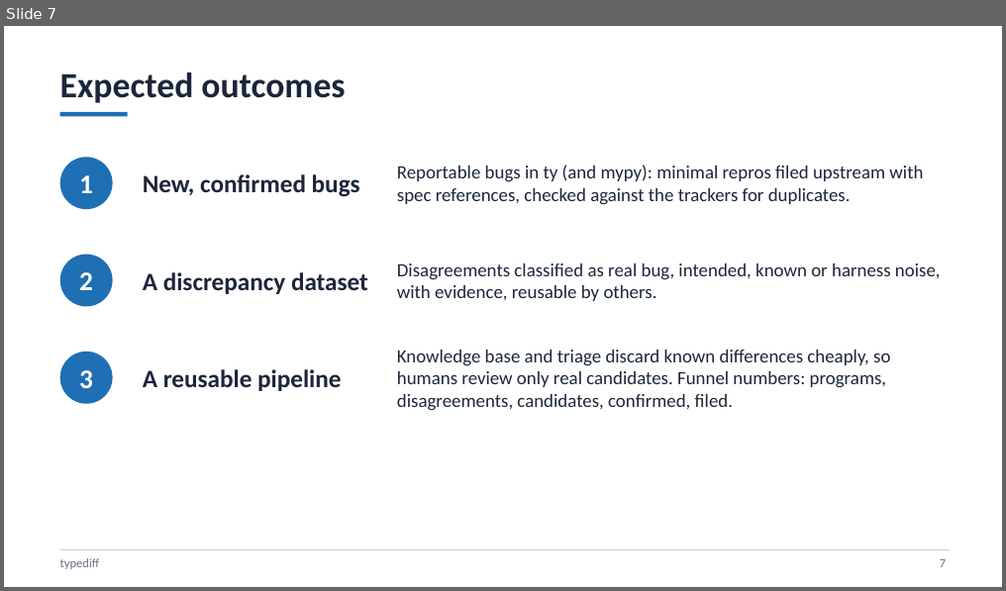
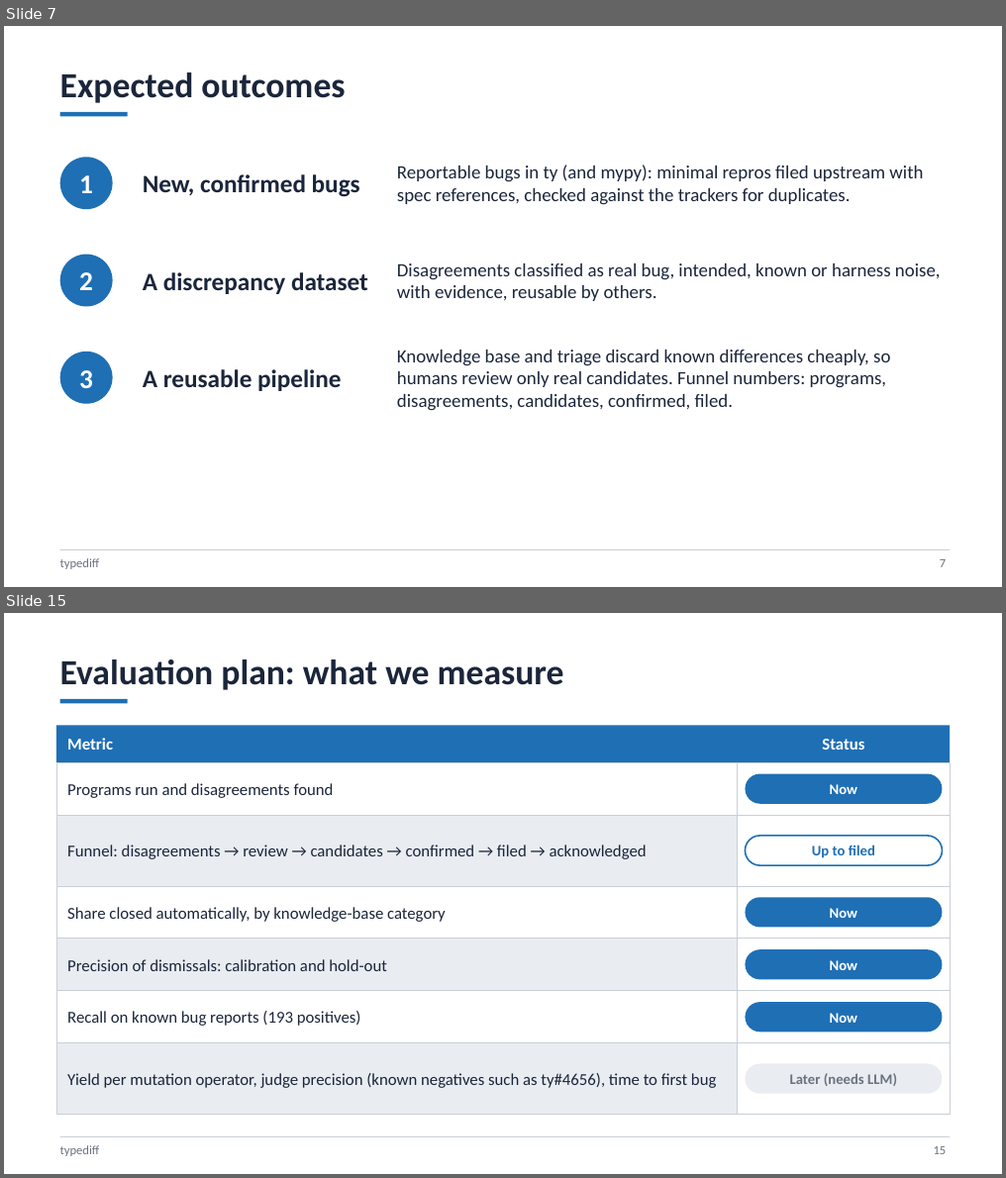
Before and after one commit to DerekLaymn/kiro_sa, a slide deck: presentation/typediff_update.pptx. Shown one above the other, each under a label of ours: slide 7 before the commit, slides 7 and 15 after it; the slides between them are not shown. The pictures are 1006x591 and 1006x1178 pixels, drawn with LibreOffice and Linux fonts; fonts in the diff are those of the drawing. Boxes give left, top, right and bottom in pixels: in the first picture for what was removed or moved away, otherwise in the second. Text is boxed around its words. In the diff, an @@ line names an element or a change of style, - is before the commit and + after.

Commit message:
docs: updated progress deck (16 slides), crash triage report with repros, kb-loop summary, variance-bug report, stage audit

```diff
--- a/presentation/typediff_update.pptx
+++ b/presentation/typediff_update.pptx
@@ slide 15 added at [4,613,1002,1174], background #FFFFFF @@
@@ text added at [60,660,564,690], 34 pt, text #1B263B, bold @@
+Evaluation plan: what we measure
@@ rectangle added at [60,699,128,703], fill #1F6FB5 @@
@@ rectangle added at [56,725,738,762], fill #1F6FB5 @@
@@ rectangle added at [738,725,949,762], fill #1F6FB5 @@
@@ text added at [67,738,113,750], 16 pt, text #FFFFFF, bold @@
+Metric
@@ text added at [822,739,864,750], 16 pt, text #FFFFFF, bold @@
+Status
@@ rectangle added at [56,762,738,815], fill #FFFFFF, outline #C9CFD8 0.75 pt @@
@@ text added at [67,783,334,798], 16 pt, text #1B263B @@
+Programs run and disagreements found
@@ rectangle added at [738,762,949,815], fill #FFFFFF, outline #C9CFD8 0.75 pt @@
@@ rounded rectangle added at [746,774,943,804], fill #1F6FB5, 14 pt, text #FFFFFF, bold @@
+Now
@@ rectangle added at [56,815,738,886], fill #E9ECF1, outline #C9CFD8 0.75 pt @@
@@ rectangle added at [738,815,949,886], fill #FFFFFF, outline #C9CFD8 0.75 pt @@
@@ text added at [67,845,647,860], 16 pt, text #1B263B @@
+Funnel: disagreements → review → candidates → confirmed → filed → acknowledged
@@ rounded rectangle added at [746,836,943,866], fill #FFFFFF, outline #1F6FB5 1.5 pt, 14 pt, text #1F6FB5, bold @@
+Up to filed
@@ rectangle added at [56,886,738,939], fill #FFFFFF, outline #C9CFD8 0.75 pt @@
@@ text added at [67,907,446,922], 16 pt, text #1B263B @@
+Share closed automatically, by knowledge-base category
@@ rectangle added at [738,886,949,939], fill #FFFFFF, outline #C9CFD8 0.75 pt @@
@@ rounded rectangle added at [746,897,943,928], fill #1F6FB5, 14 pt, text #FFFFFF, bold @@
+Now
@@ rectangle added at [56,939,738,991], fill #E9ECF1, outline #C9CFD8 0.75 pt @@
@@ rectangle added at [738,939,949,991], fill #FFFFFF, outline #C9CFD8 0.75 pt @@
@@ text added at [67,959,387,971], 16 pt, text #1B263B @@
+Precision of dismissals: calibration and hold-out
@@ rounded rectangle added at [746,950,943,980], fill #1F6FB5, 14 pt, text #FFFFFF, bold @@
+Now
@@ rectangle added at [56,991,738,1044], fill #FFFFFF, outline #C9CFD8 0.75 pt @@
@@ rectangle added at [738,991,949,1044], fill #FFFFFF, outline #C9CFD8 0.75 pt @@
@@ text added at [67,1011,361,1026], 16 pt, text #1B263B @@
+Recall on known bug reports (193 positives)
@@ rounded rectangle added at [746,1002,943,1032], fill #1F6FB5, 14 pt, text #FFFFFF, bold @@
+Now
@@ rectangle added at [56,1044,738,1115], fill #E9ECF1, outline #C9CFD8 0.75 pt @@
@@ rectangle added at [738,1044,949,1115], fill #FFFFFF, outline #C9CFD8 0.75 pt @@
@@ text added at [67,1073,716,1088], 16 pt, text #1B263B @@
+Yield per mutation operator, judge precision (known negatives such as ty#4656), time to first bug
@@ rounded rectangle added at [746,1064,943,1094], fill #E9ECF1, 14 pt, text #6B7280, bold @@
+Later (needs LLM)
@@ rectangle added at [60,1137,949,1138], fill #C9CFD8 @@
@@ text added at [60,1146,100,1157], 12 pt, text #6B7280 @@
+typediff
@@ text added at [934,1147,946,1155], 12 pt, text #6B7280 @@
+15
```
Also in this commit, not shown: 8 other slides added, 59 other files.
